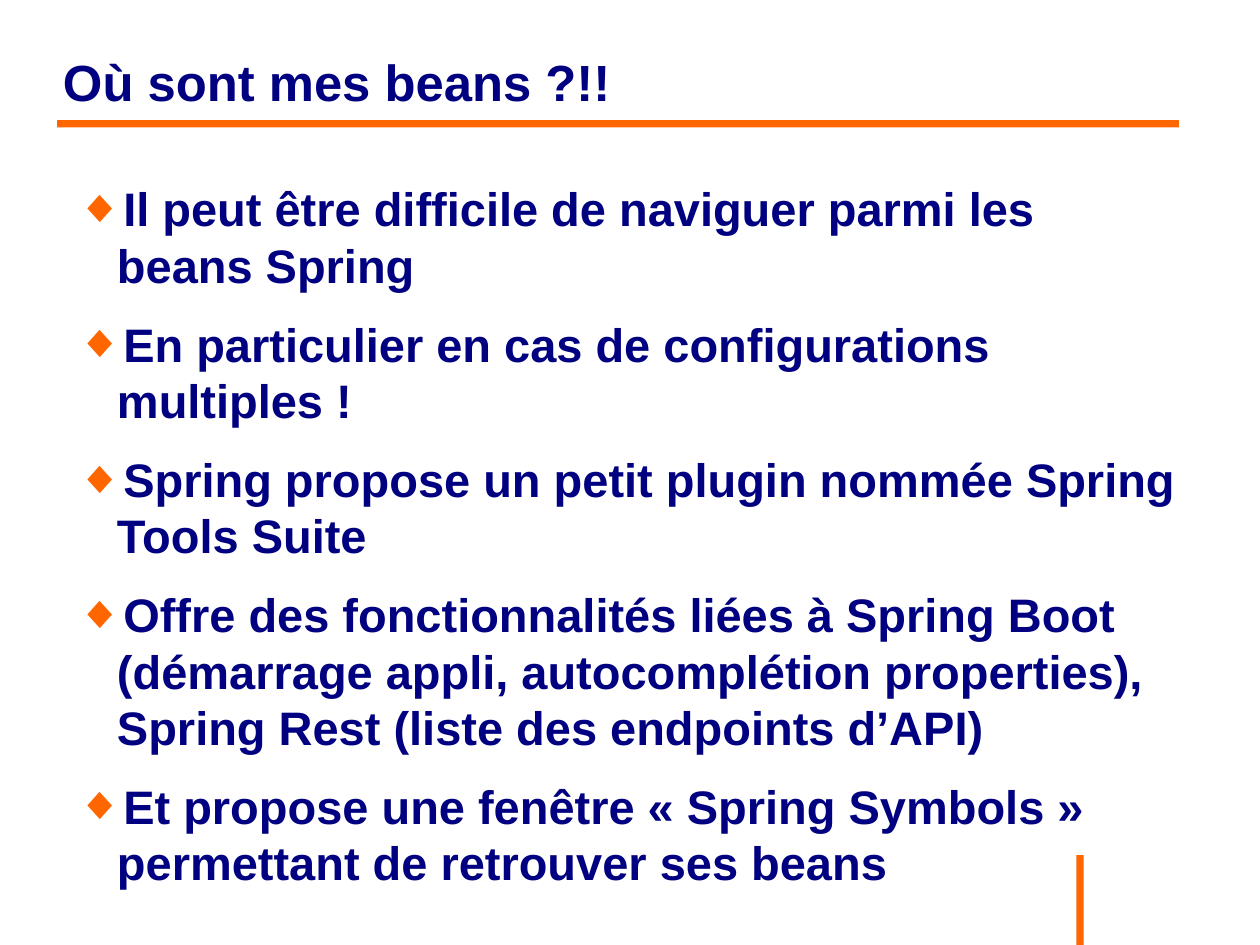
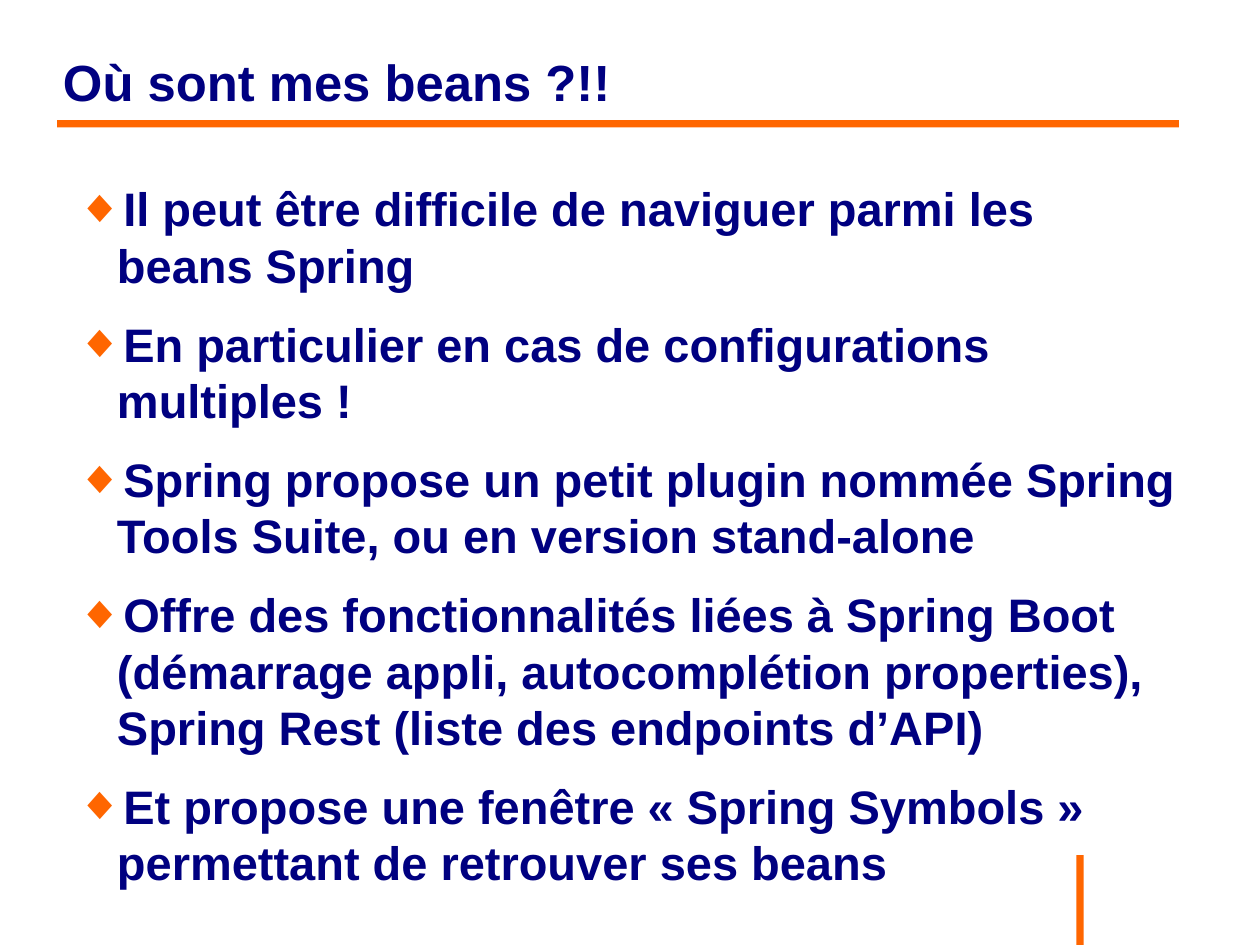
Before and after one commit to philphils/formation-spring, a slide deck: slide 122 of Documentation/diapo_formation_spring.odp. Drawn at 1260x945 pixels with LibreOffice and Linux fonts; fonts in the diff are those of the drawing; background and template pictures are left out. Boxes give left, top, right and bottom in pixels: in the first picture for what was removed or moved away, otherwise in the second. Text is boxed around its words. In the diff, an @@ line names an element or a change of style, - is before the commit and + after.

Commit message:
Derniere retouche

```diff
--- a/Documentation/diapo_formation_spring.odp
+++ b/Documentation/diapo_formation_spring.odp
@@ text at [117,462,1175,561]: text changed @@
-◆ Spring propose un petit plugin nommée Spring Tools Suite
+◆ Spring propose un petit plugin nommée Spring Tools Suite, ou en version stand-alone
```
